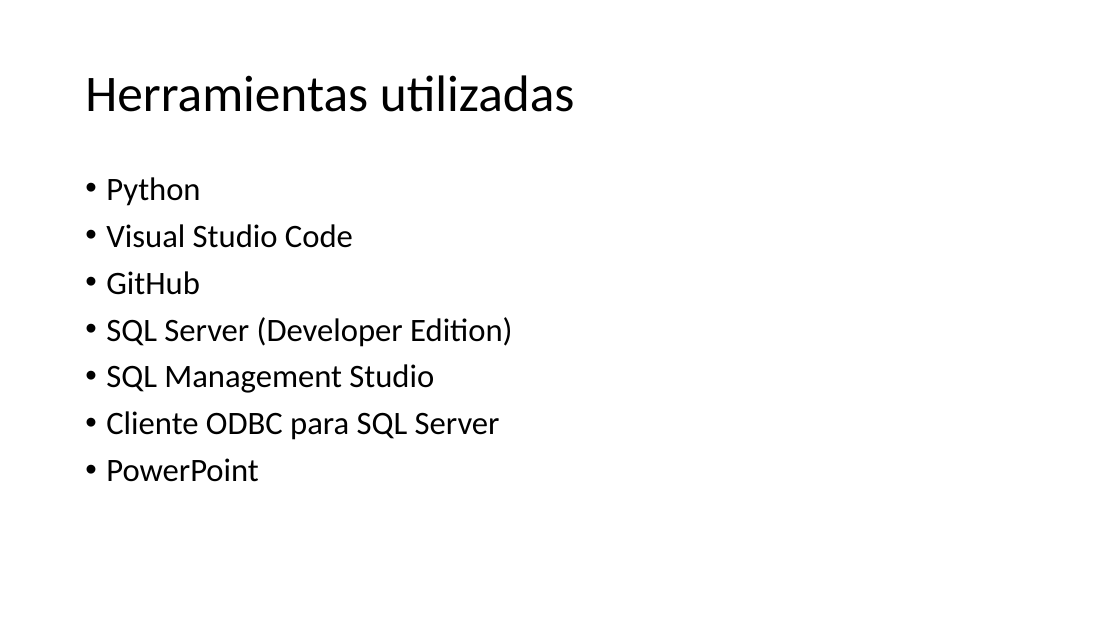
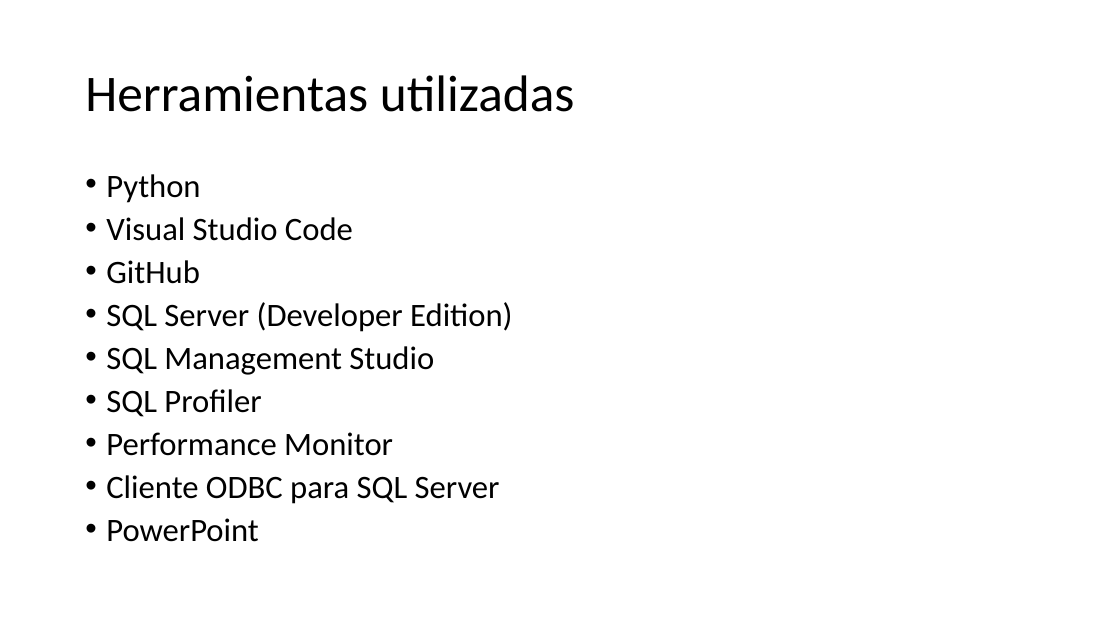
Before and after one commit to abaldeg/TP_ARQ_Threads, a slide deck: slide 3 of Presentación MultiThreads.pptx. Drawn at 1120x630 pixels with LibreOffice and Linux fonts; fonts in the diff are those of the drawing. Boxes give left, top, right and bottom in pixels: in the first picture for what was removed or moved away, otherwise in the second. Text is boxed around its words. In the diff, an @@ line names an element or a change of style, - is before the commit and + after.

```diff
--- a/Presentación MultiThreads.pptx
+++ b/Presentación MultiThreads.pptx
@@ text at (106, 174, 512, 542): line spacing 0.9 to 0.8 @@
@@ text at (106, 389, 393, 456): paragraphs added @@
+• SQL Profiler
+• Performance Monitor
```
Also in this commit, not shown: 1 slide added, 4 other files.
